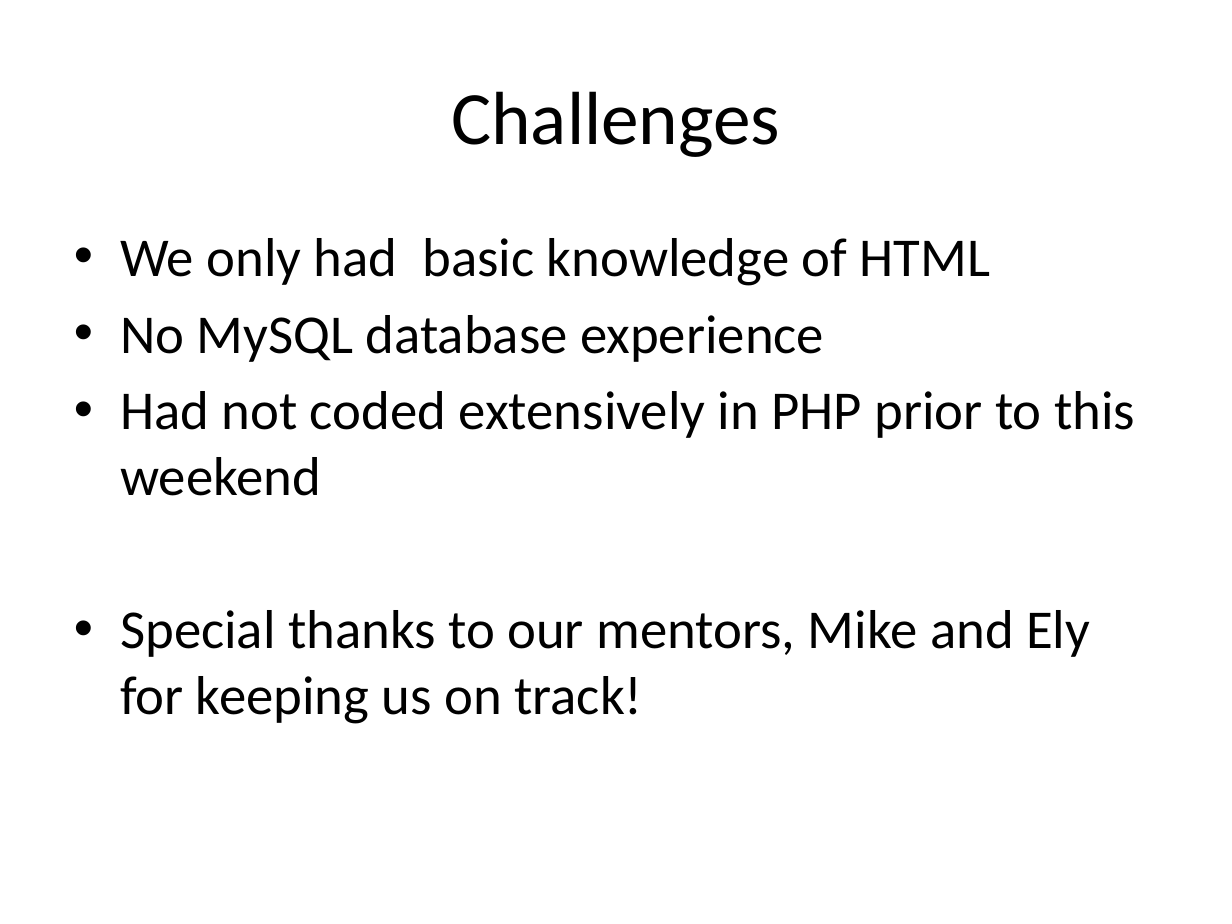
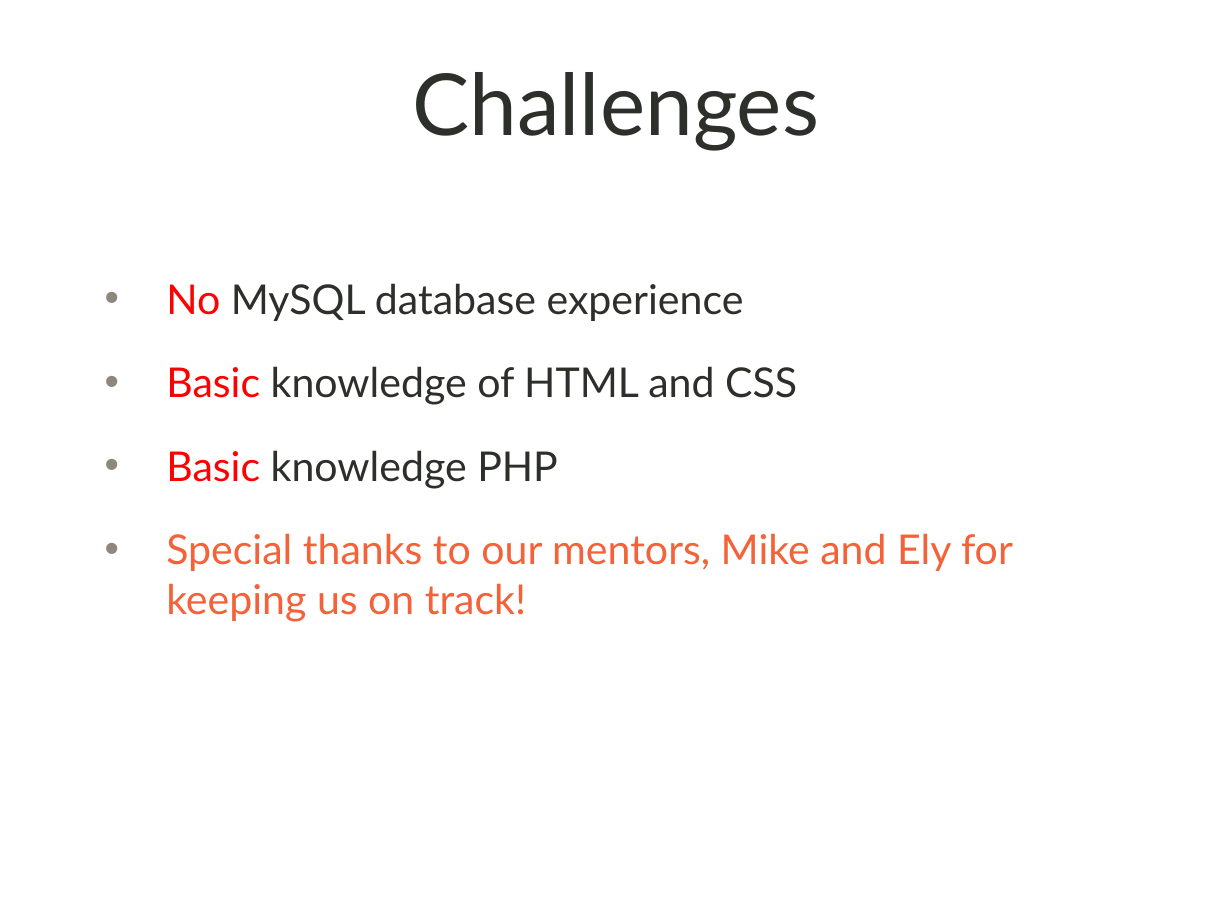
Before and after one commit to ProjPossibility/WebSummary, a slide deck: slide 5 of SS12WebStories.pptx (slide 4 before the commit). Drawn at 1232x924 pixels with LibreOffice and Linux fonts; fonts in the diff are those of the drawing; background and template pictures are left out. Boxes give left, top, right and bottom in pixels: in the first picture for what was removed or moved away, otherwise in the second. Text is boxed around its words. In the diff, an @@ line names an element or a change of style, - is before the commit and + after.

```diff
--- a/SS12WebStories.pptx
+++ b/SS12WebStories.pptx
@@ title "Challenges": place and size @@
-title "Challenges" at (451, 91, 780, 157)
+title "Challenges" at (412, 72, 819, 151)
@@ title "Challenges" at (412, 72, 819, 151): size 44 to 50 pt, font Calibri to Lato, text colour #000000 to #2D2F2B @@
@@ text at (120, 238, 991, 286): paragraph removed @@
-• We only had basic knowledge of HTML
@@ text "No MySQL database experience": place and size @@
-text "No MySQL database experience" at (120, 238, 1135, 724)
+text "No MySQL database experience" at (166, 283, 1013, 621)
@@ text at (166, 283, 1013, 621): size 32 to 24 pt, font Calibri to Lato in "No MySQL database experience", "Special thanks to our mentors, Mike and ..."; text colour #000000 to #FF0000 in "No"; text colour #000000 to #2D2F2B in "MySQL database experience"; text colour #000000 to #F4623A in "Special thanks to our mentors, Mike and ..."; indent changed; more space between paragraphs @@
@@ text at (166, 366, 797, 489): text changed; size 32 to 24 pt; font Calibri to Lato; text colour #000000 to #2D2F2B @@
-• Had not coded extensively in PHP prior to this weekend
+• Basic knowledge of HTML and CSS
+• Basic knowledge PHP
```
Also in this commit, not shown: 5 other slides changed, 1 slide added.
